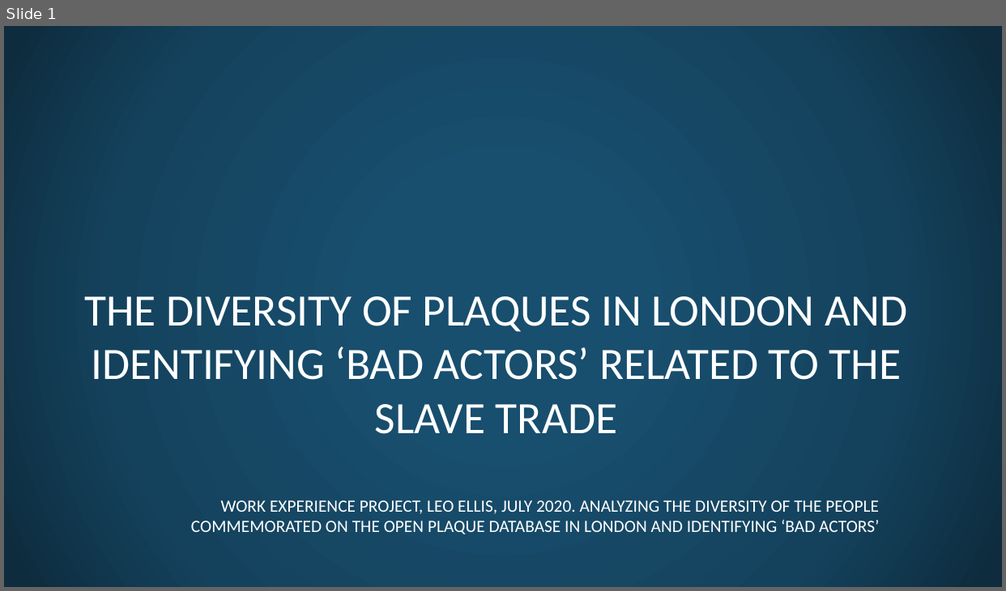
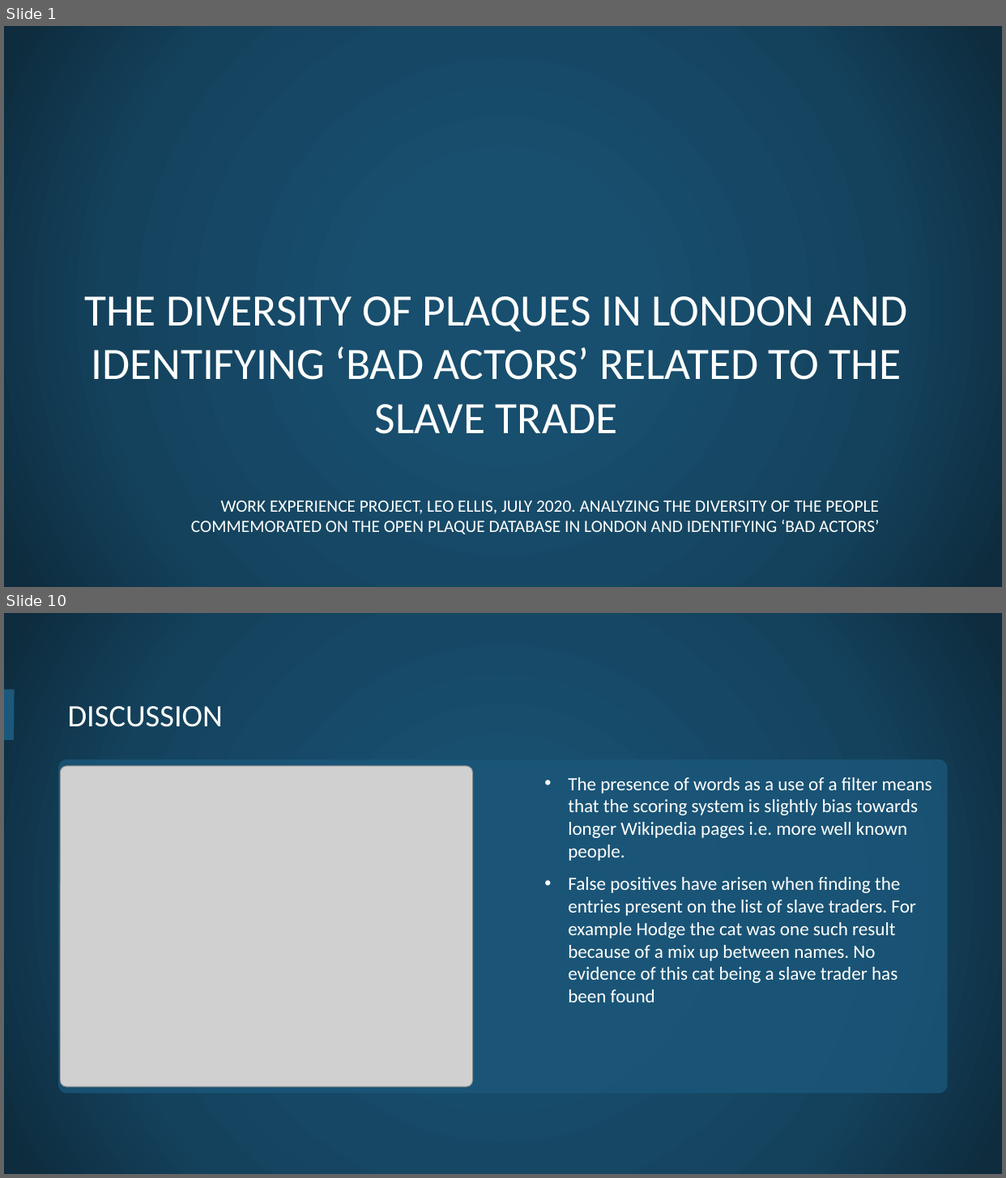
Before and after one commit to openheritage/open-plaques-diversity, a slide deck: The diversity of plaques in London.pptx. Shown one above the other, each under a label of ours: slide 1 before the commit, slides 1 and 10 after it; the slides between them are not shown. The pictures are 1006x591 and 1006x1178 pixels, drawn with LibreOffice and Linux fonts; fonts in the diff are those of the drawing; grey boxes stand for pictures; background and template pictures are left out. Boxes give left, top, right and bottom in pixels: in the first picture for what was removed or moved away, otherwise in the second. Text is boxed around its words. In the diff, an @@ line names an element or a change of style, - is before the commit and + after.

```diff
--- a/The diversity of plaques in London.pptx
+++ b/The diversity of plaques in London.pptx
@@ slide 10 added at bbox=[4, 613, 1002, 1174], background picture (left out) @@
@@ line added from (9, 735) to (9, 695), #1B587C 10 pt @@
@@ title added at bbox=[68, 706, 223, 727], 30 pt, text #FFFFFF @@
+DISCUSSION
@@ rounded rectangle added at bbox=[58, 760, 948, 1093], fill #1B587C at 76% opacity @@
@@ picture added at bbox=[60, 766, 473, 1087] @@
@@ text added at bbox=[568, 777, 932, 1003], 18 pt, text #FFFFFF @@
+• The presence of words as a use of a filter means that the scoring system is slightly bias towards longer Wikipedia pages i.e. more well known people.
+• False positives have arisen when finding the entries present on the list of slave traders. For example Hodge the cat was one such result because of a mix up between names. No evidence of this cat being a slave trader has been found
```
Also in this commit, not shown: 5 slides changed, 4 other slides added, 3 slides removed.
